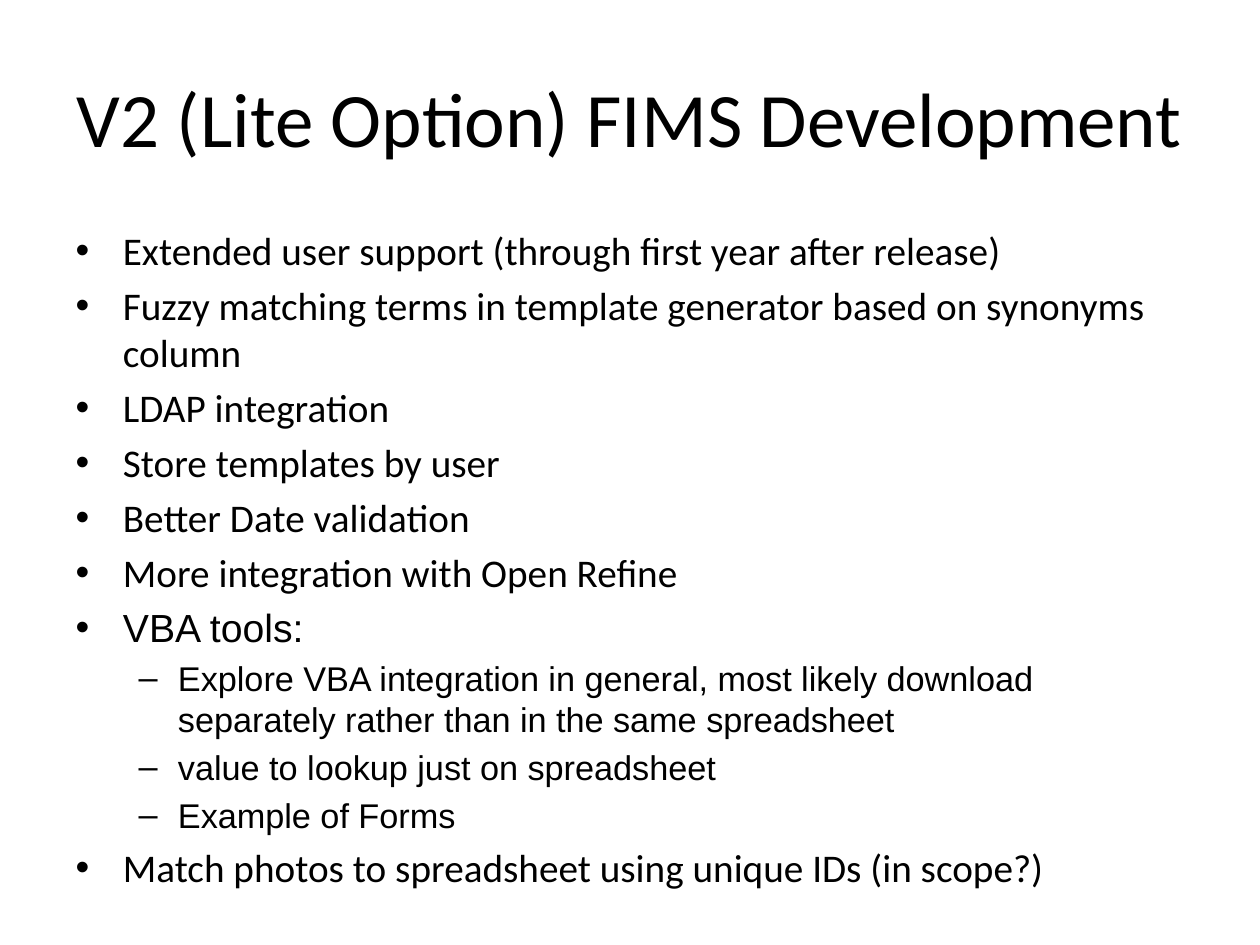
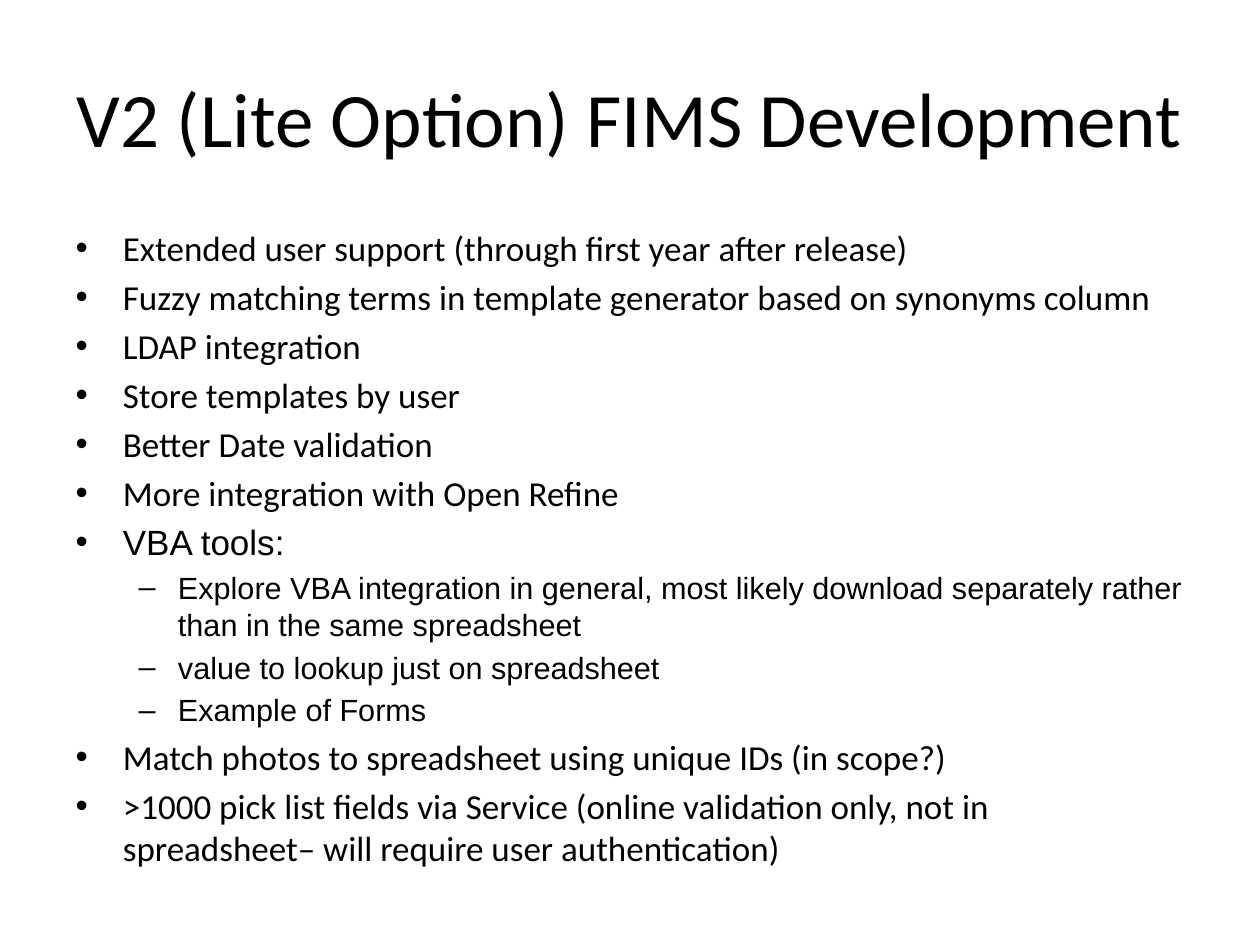
Before and after one commit to biocodellc/biocode-fims, a slide deck: slide 4 of trunk/Documents/Smithsonian/v1Andv2Deliverables.pptx. Drawn at 1260x945 pixels with LibreOffice and Linux fonts; fonts in the diff are those of the drawing. Boxes give left, top, right and bottom in pixels: in the first picture for what was removed or moved away, otherwise in the second. Text is boxed around its words. In the diff, an @@ line names an element or a change of style, - is before the commit and + after.

```diff
--- a/trunk/Documents/Smithsonian/v1Andv2Deliverables.pptx
+++ b/trunk/Documents/Smithsonian/v1Andv2Deliverables.pptx
@@ text at bbox=[123, 235, 1182, 776]: size 22.4 to 20 pt in "Extended user support (through first year after ...", "Fuzzy matching terms in template generator based ...", "LDAP integration", "Store templates by user" and 4 more places; size 19.6 to 17.5 pt in "Explore VBA integration in general, most likely ...", "value to lookup just on spreadsheet", "Example of Forms" @@
@@ text at bbox=[123, 793, 988, 861]: paragraph added @@
+• >1000 pick list fields via Service (online validation only, not in spreadsheet– will require user authentication)
```
Also in this commit, not shown: 1 other slide changed, 8 other files.
